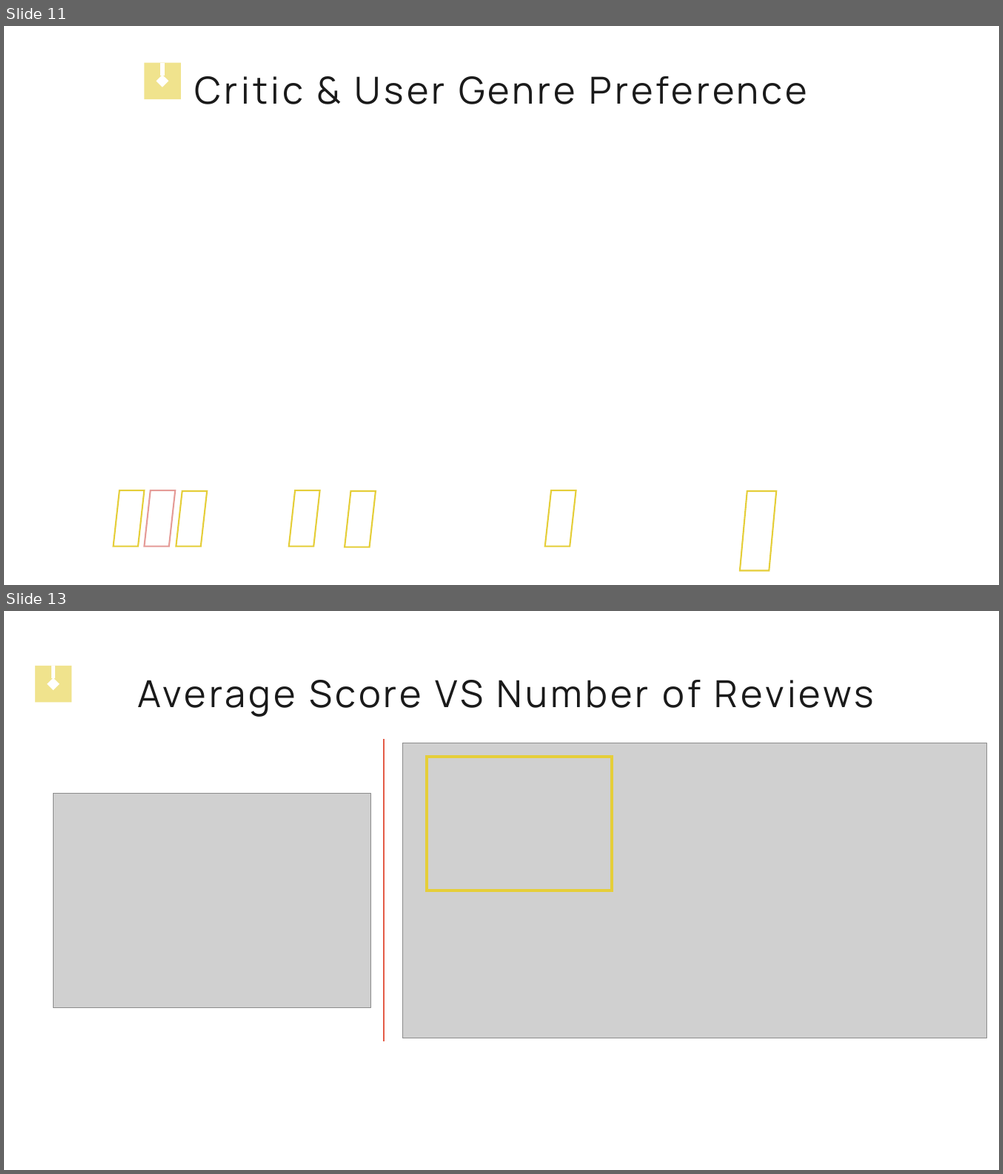
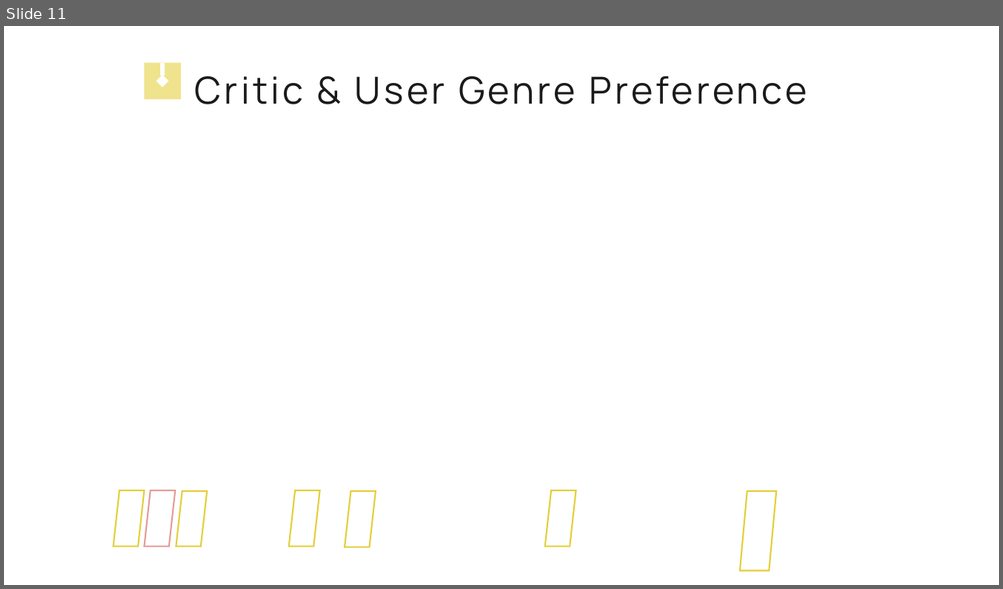
Before and after one commit to miazhx/metacritic, a slide deck: Metacritic Scrapy Project - Hanxiao(Mia) Zhang.pptx. Shown one above the other, each under a label of ours: slides 11 and 13 before the commit, slide 11 after it; the slides between them are not shown. The pictures are 1003x1174 and 1003x589 pixels, drawn with LibreOffice and Linux fonts; fonts in the diff are those of the drawing; grey boxes stand for pictures; background and template pictures are left out. Boxes give left, top, right and bottom in pixels: in the first picture for what was removed or moved away, otherwise in the second. Text is boxed around its words. In the diff, an @@ line names an element or a change of style, - is before the commit and + after.

```diff
--- a/Metacritic Scrapy Project - Hanxiao(Mia) Zhang.pptx
+++ b/Metacritic Scrapy Project - Hanxiao(Mia) Zhang.pptx
@@ slide 13 removed at (4,611,999,1170), background #FFFFFF @@
@@ rectangle removed at (35,666,72,702) @@
@@ arrow removed from (54, 666) to (54, 684) @@
@@ text removed at (138,680,874,717) @@
-Average Score VS Number of Reviews
@@ line removed from (384, 739) to (384, 1042) @@
@@ picture removed at (402,743,986,1038) @@
@@ rectangle removed at (427,757,612,891) @@
@@ picture removed at (54,794,370,1008) @@
```
Also in this commit, not shown: 5 slides changed, 1 slide added, 1 other slide removed, 8 other files.
